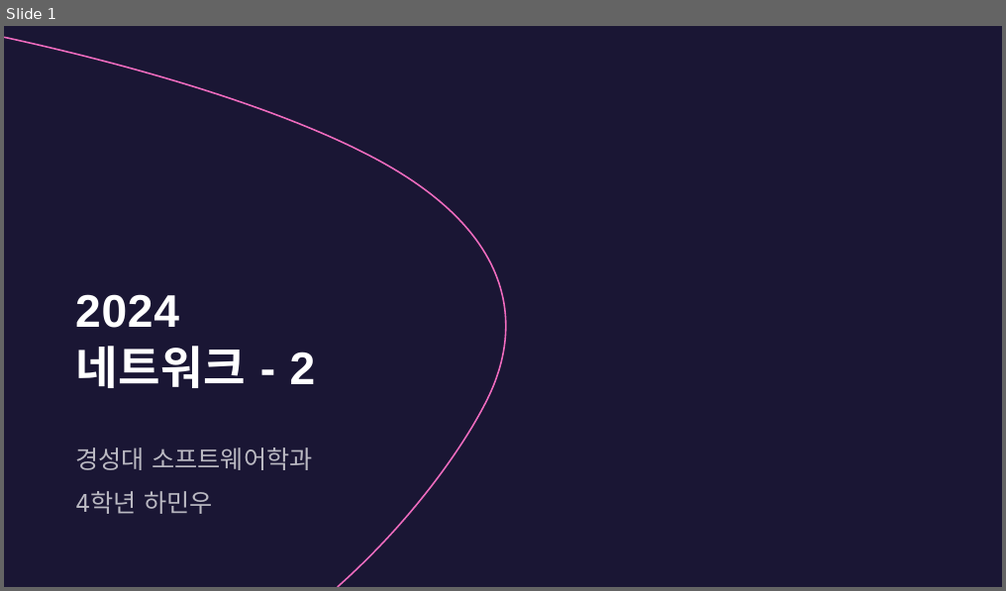
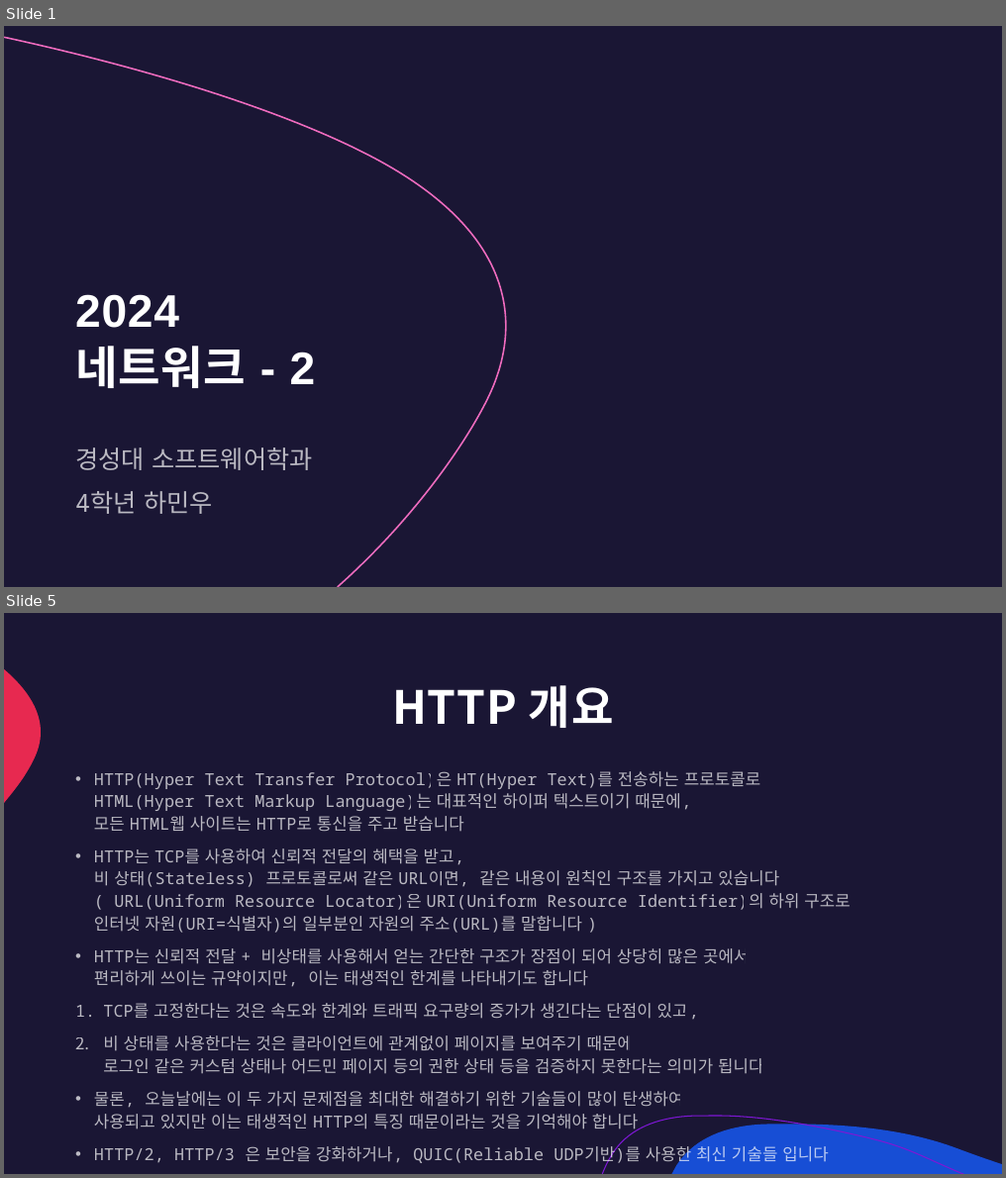
Before and after one commit to lumen4723/2024_network, a slide deck: 2.pptx. Shown one above the other, each under a label of ours: slide 1 before the commit, slides 1 and 5 after it; the slides between them are not shown. The pictures are 1006x591 and 1006x1178 pixels, drawn with LibreOffice and Linux fonts; fonts in the diff are those of the drawing; background and template pictures are left out. Boxes give left, top, right and bottom in pixels: in the first picture for what was removed or moved away, otherwise in the second. Text is boxed around its words. In the diff, an @@ line names an element or a change of style, - is before the commit and + after.

```diff
--- a/2.pptx
+++ b/2.pptx
@@ slide 5 added at [4,613,1002,1174], background #1A1634; not listed: 3 template elements that a slide beside it also shows @@
@@ title added at [392,685,614,728], 44 pt, text #FFFFFF, bold @@
+HTTP 개요
@@ text added at [94,771,849,1165], 16 pt, text #FFFFFF at 70% opacity @@
+• HTTP(Hyper Text Transfer Protocol)은 HT(Hyper Text)를 전송하는 프로토콜로
+  HTML(Hyper Text Markup Language)는 대표적인 하이퍼 텍스트이기 때문에,
+  모든 HTML웹 사이트는 HTTP로 통신을 주고 받습니다
+• HTTP는 TCP를 사용하여 신뢰적 전달의 혜택을 받고,
+  비 상태(Stateless) 프로토콜로써 같은 URL이면, 같은 내용이 원칙인 구조를 가지고 있습니다
+  ( URL(Uniform Resource Locator)은 URI(Uniform Resource Identifier)의 하위 구조로
+  인터넷 자원(URI=식별자)의 일부분인 자원의 주소(URL)를 말합니다 )
+• HTTP는 신뢰적 전달 + 비상태를 사용해서 얻는 간단한 구조가 장점이 되어 상당히 많은 곳에서
+  편리하게 쓰이는 규약이지만, 이는 태생적인 한계를 나타내기도 합니다
+1. TCP를 고정한다는 것은 속도와 한계와 트래픽 요구량의 증가가 생긴다는 단점이 있고,
+2. 비 상태를 사용한다는 것은 클라이언트에 관계없이 페이지를 보여주기 때문에
+   로그인 같은 커스텀 상태나 어드민 페이지 등의 권한 상태 등을 검증하지 못한다는 의미가 됩니다
+• 물론, 오늘날에는 이 두 가지 문제점을 최대한 해결하기 위한 기술들이 많이 탄생하여
+  사용되고 있지만 이는 태생적인 HTTP의 특징 때문이라는 것을 기억해야 합니다
+• HTTP/2, HTTP/3 은 보안을 강화하거나, QUIC(Reliable UDP기반)를 사용한 최신 기술들 입니다
```
Also in this commit, not shown: 10 slides changed, 21 other slides added, 17 slides removed, 5 other files.
